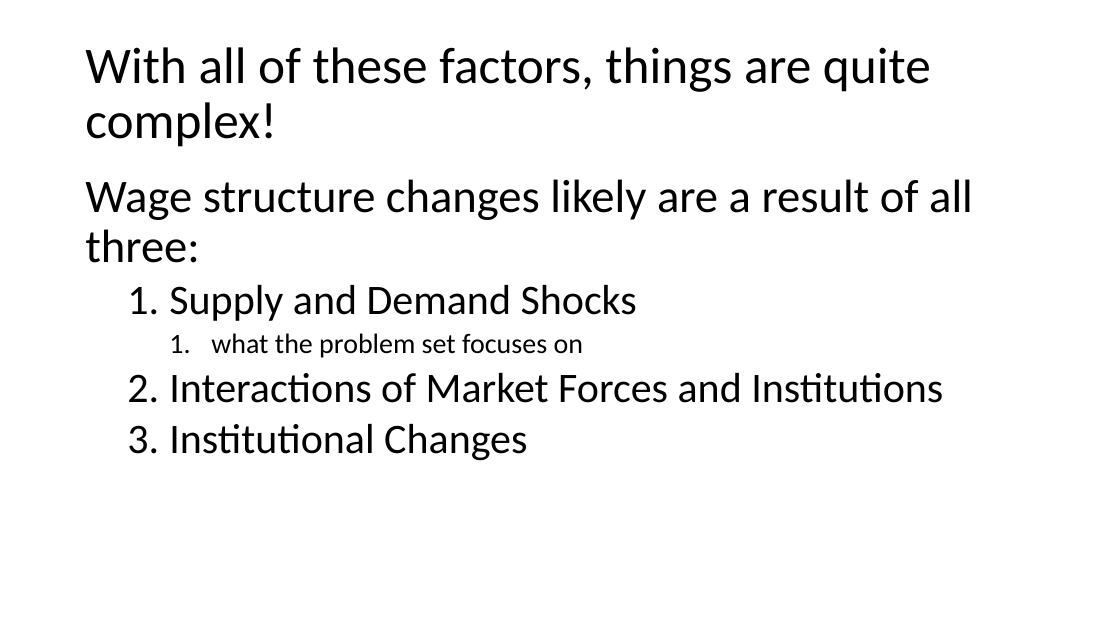
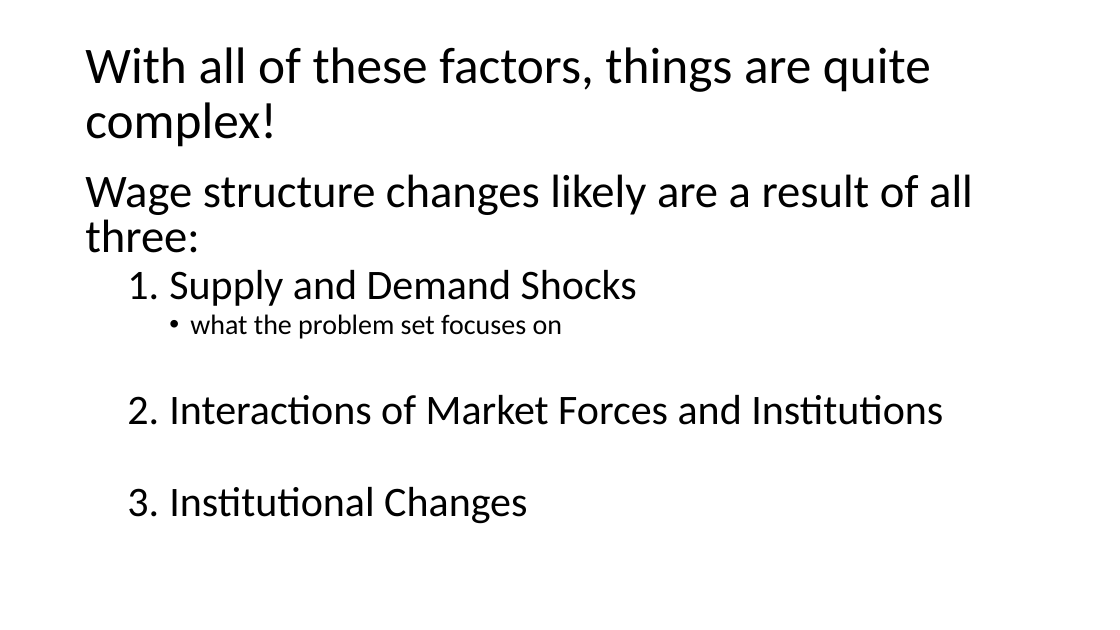
Before and after one commit to kpukelis/kpukelis-website, a slide deck: slide 42 of files/2022_API_102a_Section_03_answers_excerpt.pptx. Drawn at 1120x630 pixels with LibreOffice and Linux fonts; fonts in the diff are those of the drawing. Boxes give left, top, right and bottom in pixels: in the first picture for what was removed or moved away, otherwise in the second. Text is boxed around its words. In the diff, an @@ line names an element or a change of style, - is before the commit and + after.

```diff
--- a/files/2022_API_102a_Section_03_answers_excerpt.pptx
+++ b/files/2022_API_102a_Section_03_answers_excerpt.pptx
@@ text "Wage structure changes likely are ..." at <box>85,174,973,524</box>: line spacing 0.9 to 0.8; bullet 1. to • @@
```
Also in this commit, not shown: 11 other slides changed, 3 other files.
